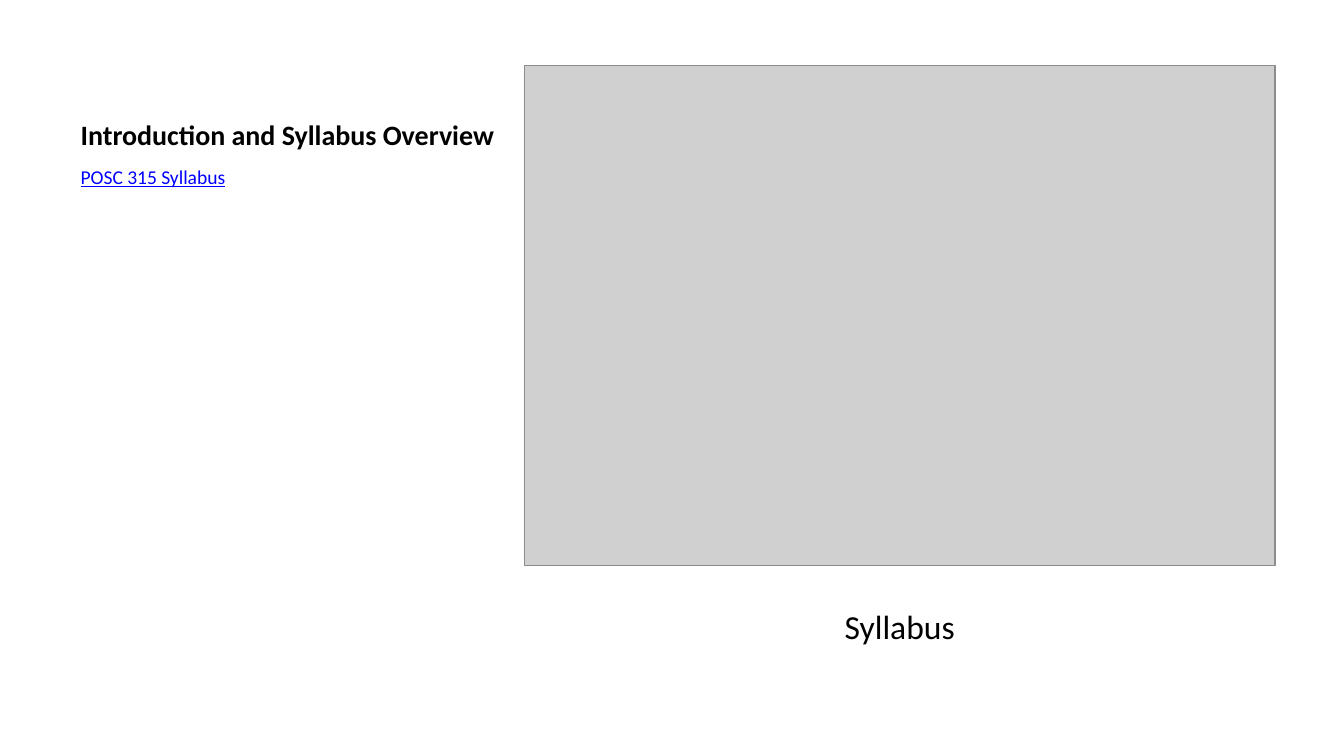
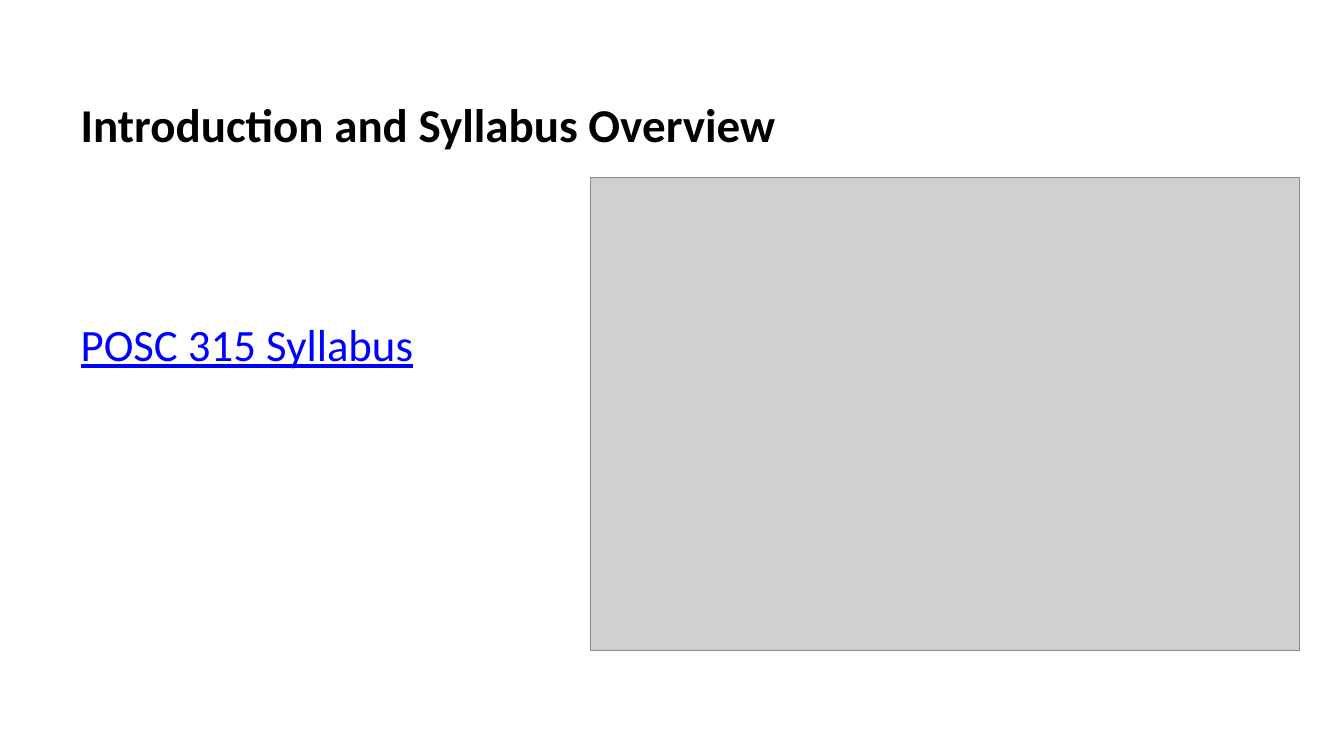
Before and after one commit to dadams-AU/slides-POSC-315, a slide deck: slide 2 of slide deck/Introduction to Public Policy.pptx. Drawn at 1344x756 pixels with LibreOffice and Linux fonts; fonts in the diff are those of the drawing; grey boxes stand for pictures. Boxes give left, top, right and bottom in pixels: in the first picture for what was removed or moved away, otherwise in the second. Text is boxed around its words. In the diff, an @@ line names an element or a change of style, - is before the commit and + after.

```diff
--- a/slide deck/Introduction to Public Policy.pptx
+++ b/slide deck/Introduction to Public Policy.pptx
@@ title "Introduction and Syllabus Overview" at (x1=81, y1=109, x2=775, y2=150): size 15 to 25.2 pt @@
@@ picture resized from (x1=524, y1=66, x2=1274, y2=566) to (x1=590, y1=177, x2=1300, y2=650) @@
@@ text "POSC 315 Syllabus" moved from (x1=81, y1=170, x2=225, y2=187) to (x1=81, y1=330, x2=413, y2=369) @@
@@ text "POSC 315 Syllabus" at (x1=81, y1=330, x2=413, y2=369): size 10.5 to 24 pt; more space between paragraphs @@
@@ text removed at (x1=845, y1=615, x2=955, y2=645) @@
-Syllabus
```
Also in this commit, not shown: 3 other slides changed.
